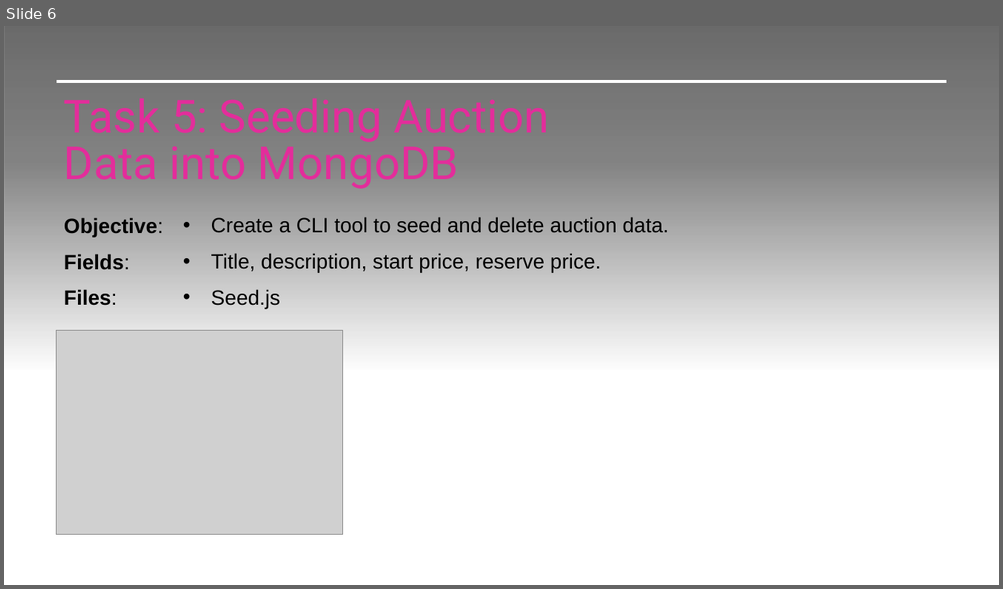
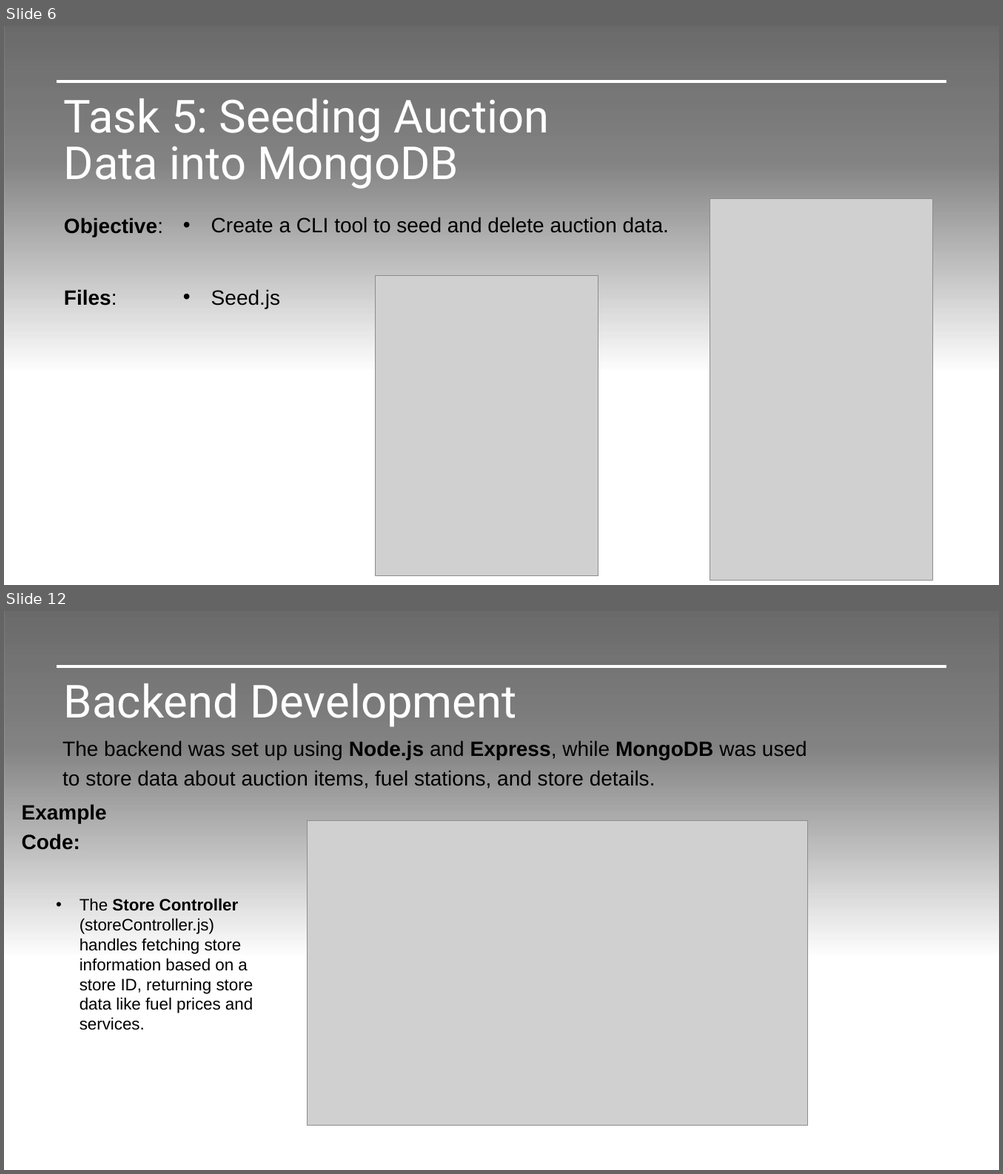
Before and after one commit to jvmacuto/mission-05-z-energy, a slide deck: Documents/Mission 5.pptx. Shown one above the other, each under a label of ours: slide 6 before the commit, slides 6 and 12 after it; the slides between them are not shown. The pictures are 1003x589 and 1003x1174 pixels, drawn with LibreOffice and Linux fonts; fonts in the diff are those of the drawing; grey boxes stand for pictures; background and template pictures are left out. Boxes give left, top, right and bottom in pixels: in the first picture for what was removed or moved away, otherwise in the second. Text is boxed around its words. In the diff, an @@ line names an element or a change of style, - is before the commit and + after.

```diff
--- a/Documents/Mission 5.pptx
+++ b/Documents/Mission 5.pptx
@@ slide 12 added at [4, 611, 999, 1170], background picture (left out) @@
@@ rectangle added at [4, 611, 999, 967], fill gradient #000000 @@
@@ line added from (57, 667) to (946, 667), #FFFFFF 3 pt @@
@@ title added at [64, 684, 516, 727], 44 pt, text #FFFFFF @@
+Backend Development
@@ text added at [62, 741, 807, 789], 20 pt, text #000000 @@
+The backend was set up using Node.js and Express, while MongoDB was used to store data about auction items, fuel stations, and store details.
@@ subtitle added at [22, 804, 107, 850], 20 pt, text #000000, bold @@
+Example Code:
@@ picture added at [307, 821, 807, 1126] @@
@@ text added at [79, 898, 253, 1031], 16 pt, text #000000 @@
+• The Store Controller (storeController.js) handles fetching store information based on a store ID, returning store data like fuel prices and services.
@@ line added from (57, 1126) to (946, 1126), #FFFFFF 0.5 pt @@
@@ slide 6 changed as well @@
@@ title "Task 5: Seeding Auction Data ..." at [64, 99, 549, 189]: text colour #E32D9B to #FFFFFF @@
@@ picture added at [710, 199, 933, 581] @@
@@ text removed at [64, 254, 130, 270] @@
-Fields:
@@ text removed at [211, 253, 601, 273] @@
-• Title, description, start price, reserve price.
@@ picture added at [375, 276, 599, 577] @@
@@ picture removed at [57, 330, 343, 535] @@
```
Also in this commit, not shown: 6 other slides changed, 14 other slides added.
